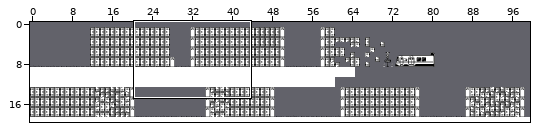
Tiled map, stored at tiled/maps/map-3-debut-college.tmx. The picture above shows the old version from afar; the outline marks the close-up.
Close-up. Earlier state:
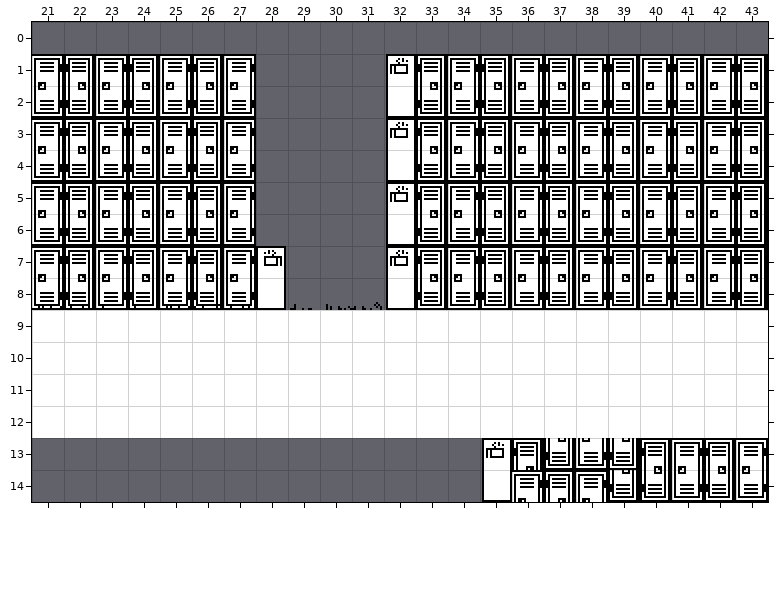
Cells are 16x16 px. Shown: x 21..43, y 0..14. The commit also changed other parts of the map, which this record leaves out.
New version:
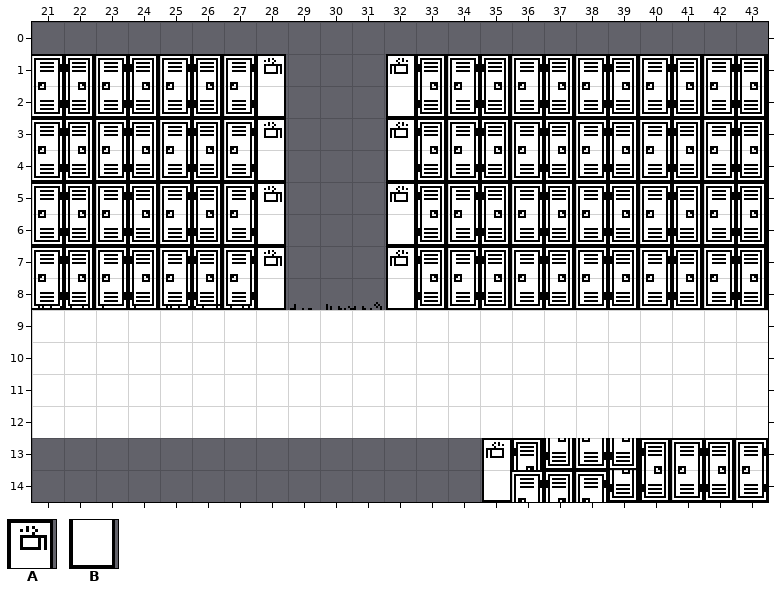
Key: from "Tileset": A 356, B 391.
_ is an empty cell.
Diff:
{"where": "layer \"sol\""}
{"y":1,"x":28,"old":"_","new":"A"}
{"y":2,"x":28,"old":"_","new":"B"}
{"y":3,"x":28,"old":"_","new":"A"}
{"y":4,"x":28,"old":"_","new":"B"}
{"y":5,"x":28,"old":"_","new":"A"}
{"y":6,"x":28,"old":"_","new":"B"}
{"label":"added","picture_box":[256,54,286,246]}
